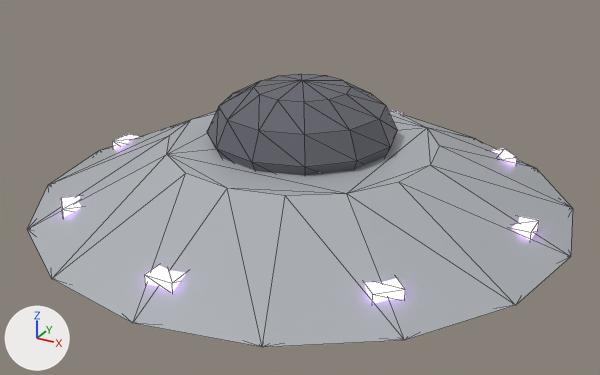
What one commit did to the glTF model assets/models/ufo_scout.glb.
Both versions are drawn from a camera (50 mm lens) standing at (5.53, -10.13, 4.75) and looking at (0.09, -0.23, -0.2). Every picture has the same lights, and +X, +Y and +Z are marked at lower left. The older version comes first. Mesh edges are drawn as thin lines. Vertices at exactly the same position are counted once.

Names of what the first picture shows: 'Ufo_scout'.
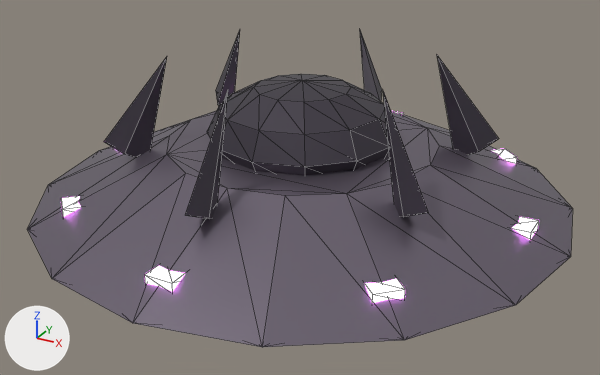
Where the change shows, as pixel boxes (x1, y1, x2, y2) in the pictures (600 x 375 px):
'Ufo_scout', recoloured, surface changed, reshaped (darker, 16% taller)
    before: (27, 74, 573, 347)
    after: (27, 30, 573, 347)
part 1 of me_ufo_scout, added
    after: (104, 30, 499, 219)

The change in detail:
Material 'UfoHull' (mat_ufohull) changes colour from grey #adb1b6 to grey #7c7381; in linear values from (0.42, 0.44, 0.47) to (0.2, 0.17, 0.22).
In material 'UfoHull' (mat_ufohull), metallic goes from 0.0 to 0.7.
Material 'UfoDark' (mat_ufodark) changes colour from dark grey #61616c to dark grey #4b4550; in linear values from (0.12, 0.12, 0.15) to (0.07, 0.06, 0.08).
In material 'UfoDark' (mat_ufodark), metallic goes from 0.0 to 0.6.
me_ufo_scout is used by ob_ufo_scout; location (0.0, 0.0, 0.0).
me_ufo_scout had 198 vertices, 380 faces and spanned x -4.0..4.0, y -4.0..4.0, z -1.01..1.37.
me_ufo_scout now has 228 vertices, 416 faces and spans x -4.0..4.0, y -4.0..4.0, z -1.01..1.74.
Part 1, on me_ufo_scout:
30 vertices are added at x -2.53..2.53, y -2.92..2.92, z 0.15..1.74.
36 new faces join them, mat_ufodark (dark grey #4b4550).
